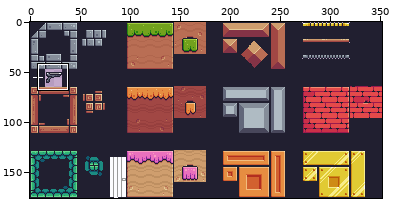
Sprite sheet -- tiled_map/terrain.png. Above, an overview of the earlier version with the close-up marked.
Close-up. The starting point:
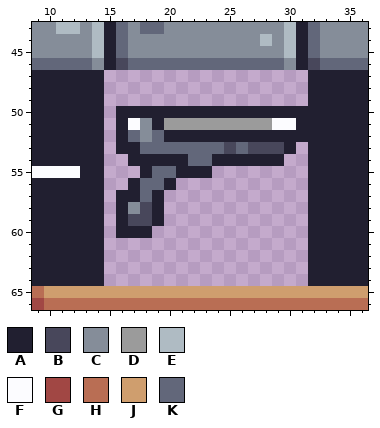
The file is 352x176 pixels. Colours within 5 levels of each other are drawn and written as one. Shown: x 9..36, y 43..66.
Palette (. is transparent): A #211f30  B #48475b  C #858d99  D #9b9b9b  E #afbbc3  F #fcfcff  G #a14744  H #b96e54  J #cf9e6e  K #62677a
Pixels before, first column x 9:
43 CCEECEAKCKKCCCCCCCCCCEAKCCCC
44 CCCCCEAKCCCCCCCCCCCECEAKCCCC
45 CCCCCEAKCCCCCCCCCCCCCEAKCCCC
46 KKKKKCABKKKKKKKKKKKKKCABKKKK
47 AAAAAA.................AAAAA
48 AAAAAA.................AAAAA
49 AAAAAA.................AAAAA
50 AAAAAA.AAAAAAAAAAAAAAAAAAAAA
51 AAAAAA.AFCADDDDDDDDDFFAAAAAA
52 AAAAAA.AKCKAAAAAAAAAAAAAAAAA
53 AAAAAA.AAKKKKKKKBKBBBA.AAAAA
54 AAAAAA..AAAAAKKAAAAAA..AAAAA
55 FFFFAA...AKKAAA........AAAAA
56 AAAAAA..AKKA...........AAAAA
57 AAAAAA.AAKA............AAAAA
58 AAAAAA.ACBA............AAAAA
59 AAAAAA.ABBA............AAAAA
60 AAAAAA.AAA.............AAAAA
61 AAAAAA.................AAAAA
62 AAAAAA.................AAAAA
63 AAAAAA.................AAAAA
64 AAAAAA.................AAAAA
65 HJJJJJJJJJJJJJJJJJJJJJJJJJJJ
66 GHHHHHHHHHHHHHHHHHHHHHHHHHHH
After the commit:
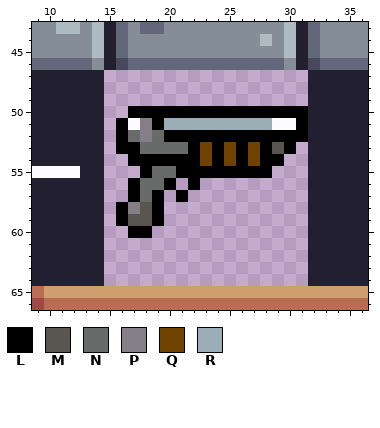
Colours new in this view: L #000000  M #595652  N #696a6a  P #847e87  Q #6f4200  R #9badb7
The exact change:
Colour L now appears in row 55 at x 24 to 28; in row 56 at x 22; in row 57 at x 21.
The author changed colour A to colour L in row 50 at x 17 to 31; in row 51 at x 16, 19 and 31; in row 52 at x 16 and 20 to 31; in row 53 at x 16 to 17 and 30; in row 54 at x 17 to 21, 24, 26 and 28 to 29; in row 55 at x 18 and 21 to 23.
The author changed colour A to colour L in row 56 at x 17 and 20; in row 57 at x 17 and 19; in rows 58 to 59 at x 16 and 19; in row 60 at x 17 to 18.
The author changed colour B to colour L in row 53 at x 28.
The author changed colour K to colour L in row 53 at x 22, 24 and 26; in row 54 at x 22.
The author changed colour B to colour M in row 53 at x 29; in row 58 at x 18; in row 59 at x 17 to 18.
The author changed colour K to colour N in row 52 at x 17 and 19; in row 53 at x 18 to 21; in row 55 at x 19 to 20; in row 56 at x 18 to 19; in row 57 at x 18.
The author changed colour C to colour P in rows 51 to 52 at x 18; in row 58 at x 17.
The author changed colour A to colour Q in row 54 at x 25 and 27.
The author changed colour B to colour Q in row 53 at x 25 and 27.
The author changed colour K to colour Q in rows 53 to 54 at x 23.
The author changed colour D to colour R in row 51 at x 20 to 28.
Colour A is removed in row 50 at x 16; in row 57 at x 16; in row 60 at x 16.
